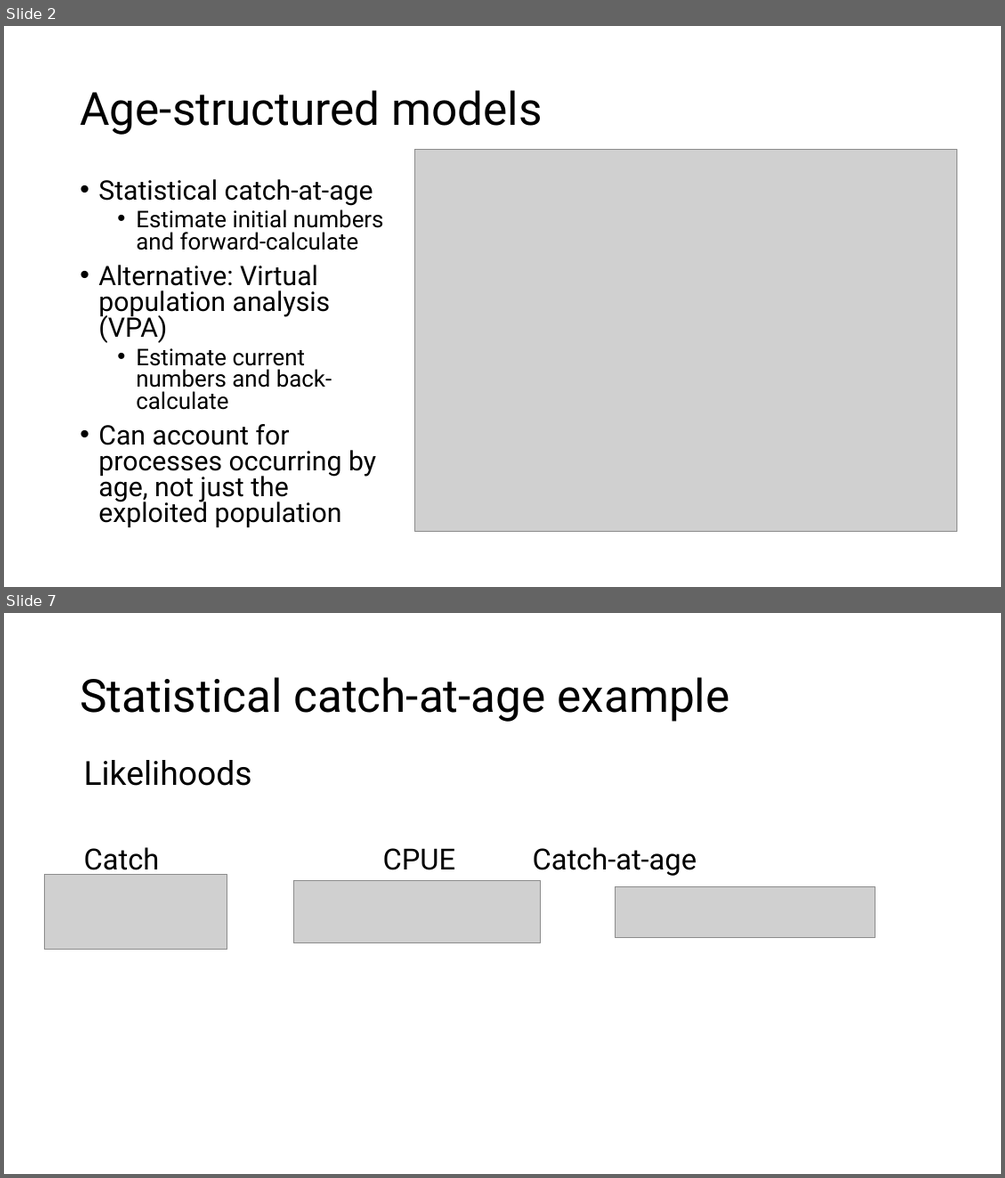
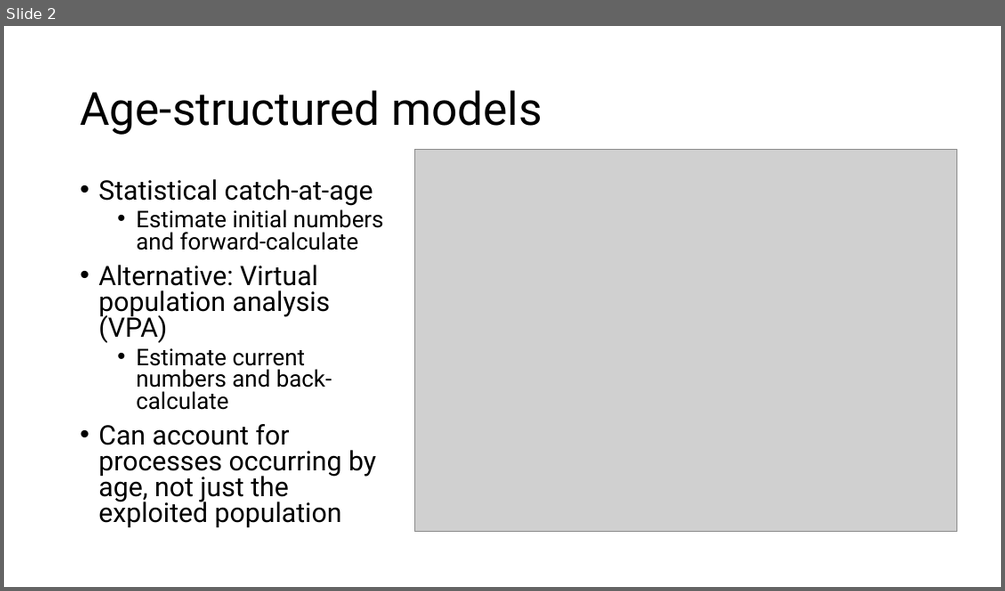
Before and after one commit to merrillrudd/ADMB_course, a slide deck: Day2/2b_Age-structured/Age-structured models.pptx. Shown one above the other, each under a label of ours: slides 2 and 7 before the commit, slide 2 after it; the slides between them are not shown. The pictures are 1005x1178 and 1005x591 pixels, drawn with LibreOffice and Linux fonts; fonts in the diff are those of the drawing; grey boxes stand for pictures. Boxes give left, top, right and bottom in pixels: in the first picture for what was removed or moved away, otherwise in the second. Text is boxed around its words. In the diff, an @@ line names an element or a change of style, - is before the commit and + after.

```diff
--- a/Day2/2b_Age-structured/Age-structured models.pptx
+++ b/Day2/2b_Age-structured/Age-structured models.pptx
@@ slide 7 removed at [4, 613, 1001, 1174], background #FFFFFF @@
@@ title removed at [80, 677, 730, 722] @@
-Statistical catch-at-age example
@@ text removed at [84, 760, 697, 877] @@
-Likelihoods
-Catch CPUE Catch-at-age
@@ picture removed at [44, 875, 227, 949] @@
@@ picture removed at [293, 881, 540, 943] @@
@@ picture removed at [615, 887, 875, 938] @@
```
Also in this commit, not shown: 3 slides changed, 4 slides added, 3 other slides removed, 20 other files.
